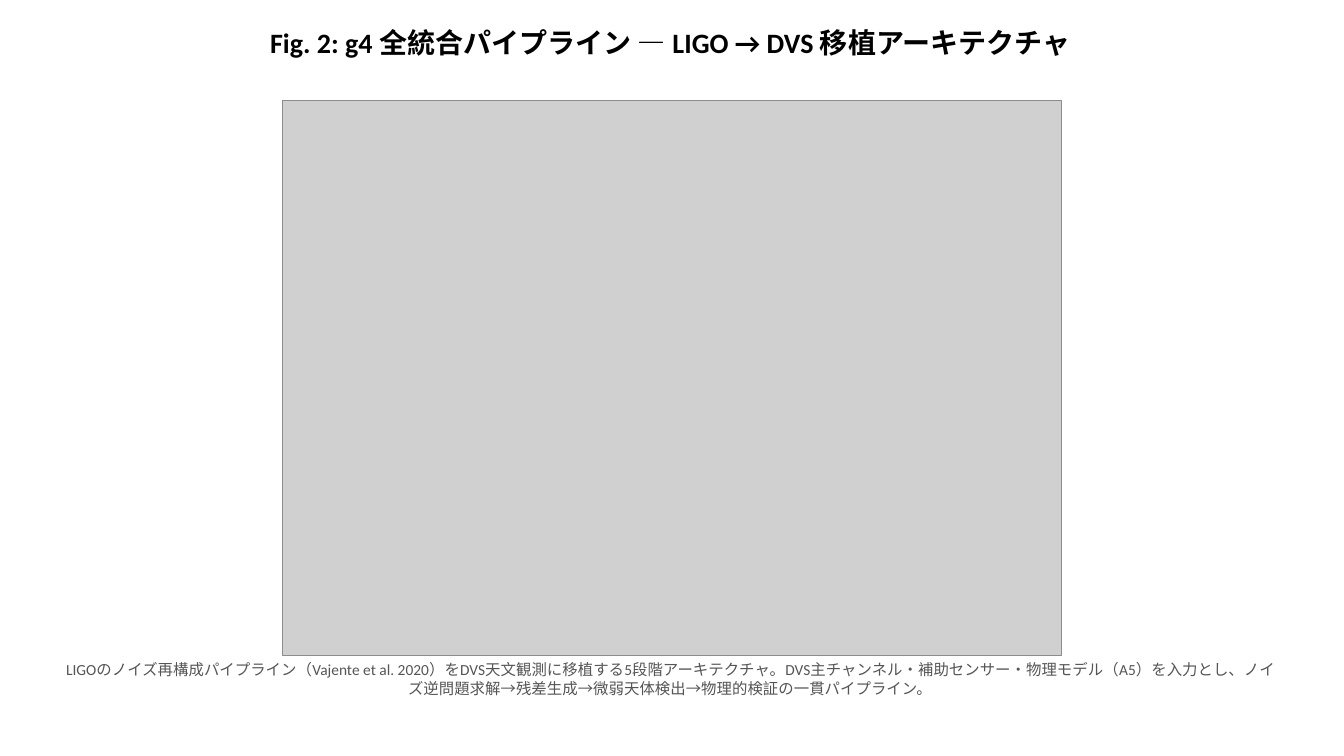
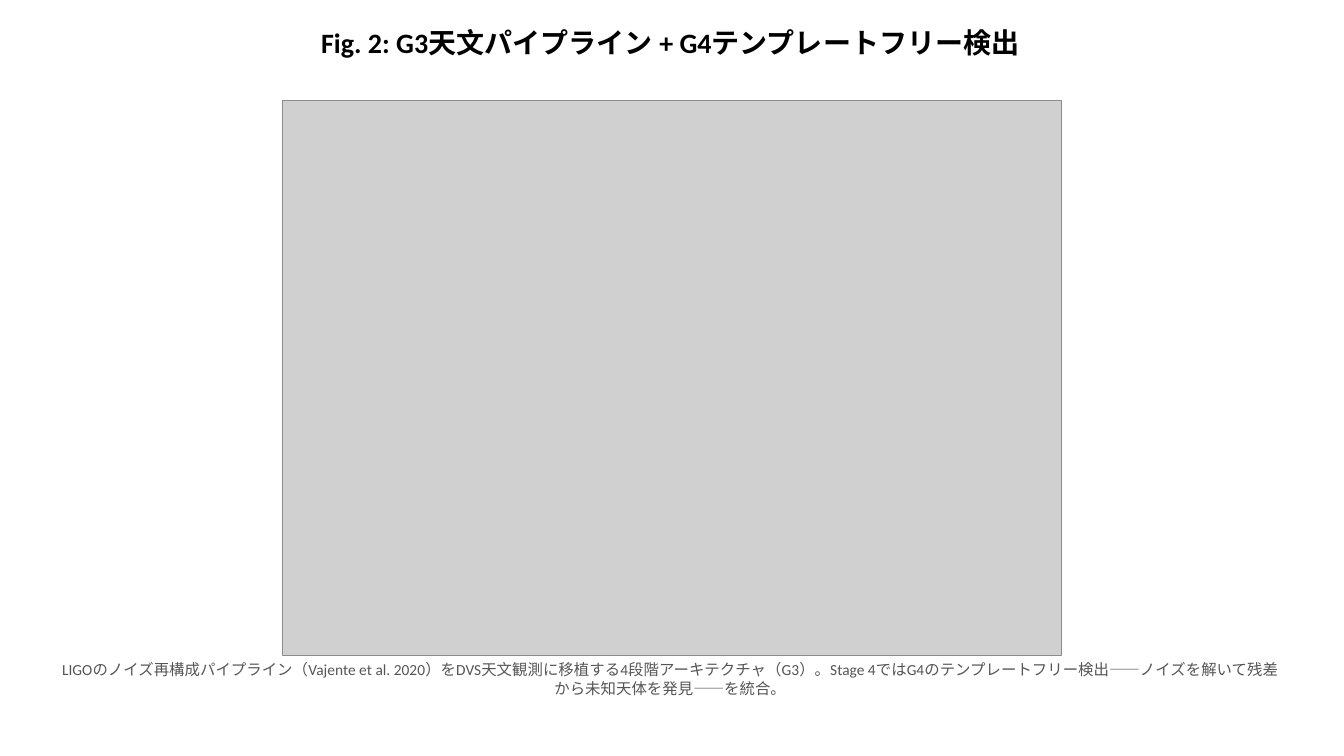
Before and after one commit to bougtoir/kotha-rct-decomposition, a slide deck: slide 2 of dvs_noise_inverse_problem/dvs_noise_inverse_problem_figures.pptx. Drawn at 1344x756 pixels with LibreOffice and Linux fonts; fonts in the diff are those of the drawing; grey boxes stand for pictures. Boxes give left, top, right and bottom in pixels: in the first picture for what was removed or moved away, otherwise in the second. Text is boxed around its words. In the diff, an @@ line names an element or a change of style, - is before the commit and + after.

```diff
--- a/dvs_noise_inverse_problem/dvs_noise_inverse_problem_figures.pptx
+++ b/dvs_noise_inverse_problem/dvs_noise_inverse_problem_figures.pptx
@@ text at (321, 29, 1020, 58): text changed @@
-Fig. 2: g4 全統合パイプライン — LIGO → DVS 移植アーキテクチャ
+Fig. 2: G3天文パイプライン + G4テンプレートフリー検出
@@ text at (62, 662, 1278, 695): text changed @@
-LIGOのノイズ再構成パイプライン（Vajente et al. 2020）をDVS天文観測に移植する5段階アーキテクチャ。DVS主チャンネル・補助センサー・物理モデル（A5）を入力とし、ノイズ逆問題求解→残差生成→微弱天体検出→物理的検証の一貫パイプライン。
+LIGOのノイズ再構成パイプライン（Vajente et al. 2020）をDVS天文観測に移植する4段階アーキテクチャ（G3）。Stage 4ではG4のテンプレートフリー検出——ノイズを解いて残差から未知天体を発見——を統合。
```
Also in this commit, not shown: 1 other slide changed, 10 other files.
